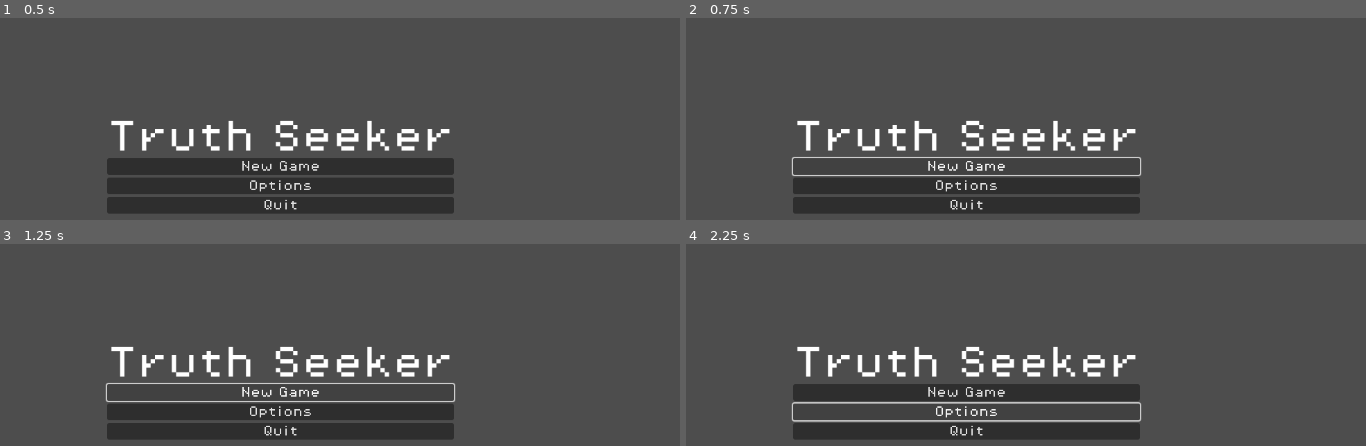
Above: before the commit, frames 1-4 (two rows, left to right).
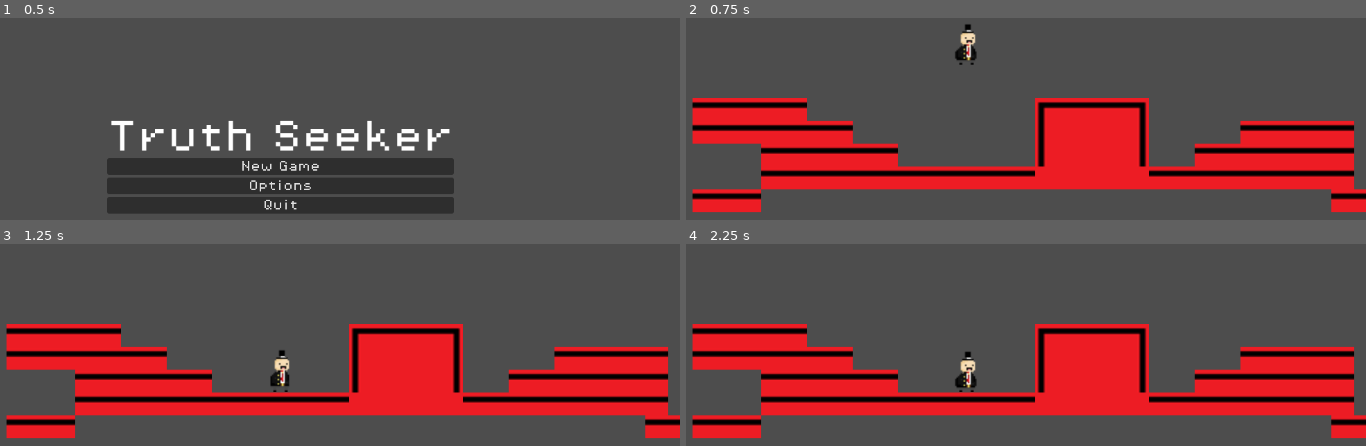
Above: after the commit, the same moments.

Repository: duolok/truth-seeker
Game: Godot game, scene res://scenes/menu.tscn
Same seed, same stepped clock (60 frames per second), same inputs: the game is played once before the commit and once after it. This scene is started directly instead of the project's main scene.
Inputs (mouse positions are in pixels of both pictures, inside the frame that each line leads up to):
- Up to frame 1 (0.5 s): no input
- Up to frame 2 (0.75 s): click "New Game" at 0.5 s
- Up to frame 3 (1.25 s): no input
- Up to frame 4 (2.25 s): click (964, 391) at 1.25 s, where only the run before the commit has a clickable "New Game"; click (964, 411) at 2 s, where only the run before the commit has a clickable "Options"

Frame 1 is identical in both runs. In frame 2, 36% of the frame differs, in the area x 0-100%, y 2-97%; in frame 3, 36%; in frame 4, 36%.

Commit message:
add: all scenes

Diff:
--- a/scenes/menu.tscn
+++ b/scenes/menu.tscn
@@ -1,7 +1,7 @@
 [gd_scene load_steps=4 format=3 uid="uid://cc83woy71warb"]
 
 [ext_resource type="FontFile" uid="uid://b3gxby06cxsjq" path="res://assets/fonts/PixelOperator8.ttf" id="1_bx2a6"]
-[ext_resource type="Script" path="res://scenes/menu.gd" id="1_c457i"]
+[ext_resource type="Script" path="res://scripts/menu.gd" id="1_s00jp"]
 
 [sub_resource type="CanvasItemMaterial" id="CanvasItemMaterial_hiesb"]
 
@@ -13,7 +13,7 @@
 anchor_bottom = 1.0
 grow_horizontal = 2
 grow_vertical = 2
-script = ExtResource("1_c457i")
+script = ExtResource("1_s00jp")
 
 [node name="Container" type="VBoxContainer" parent="."]
 layout_mode = 1
Not shown: 1 places in scenes/level0.tscn that only renumber resources
